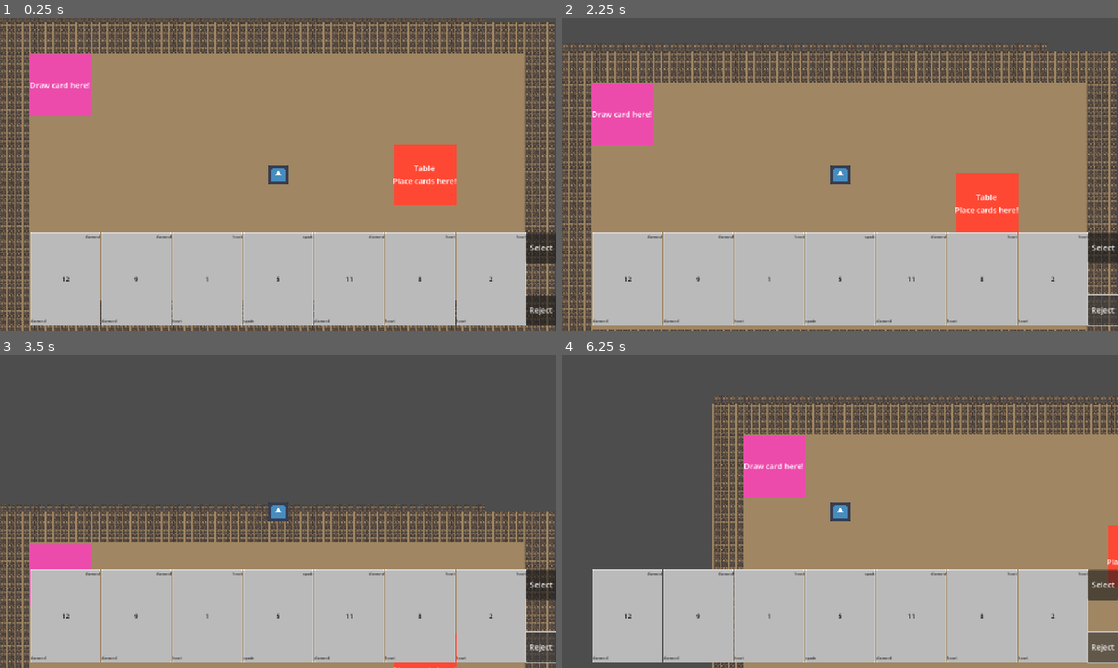
Above: before the commit, frames 1-4 (two rows, left to right).
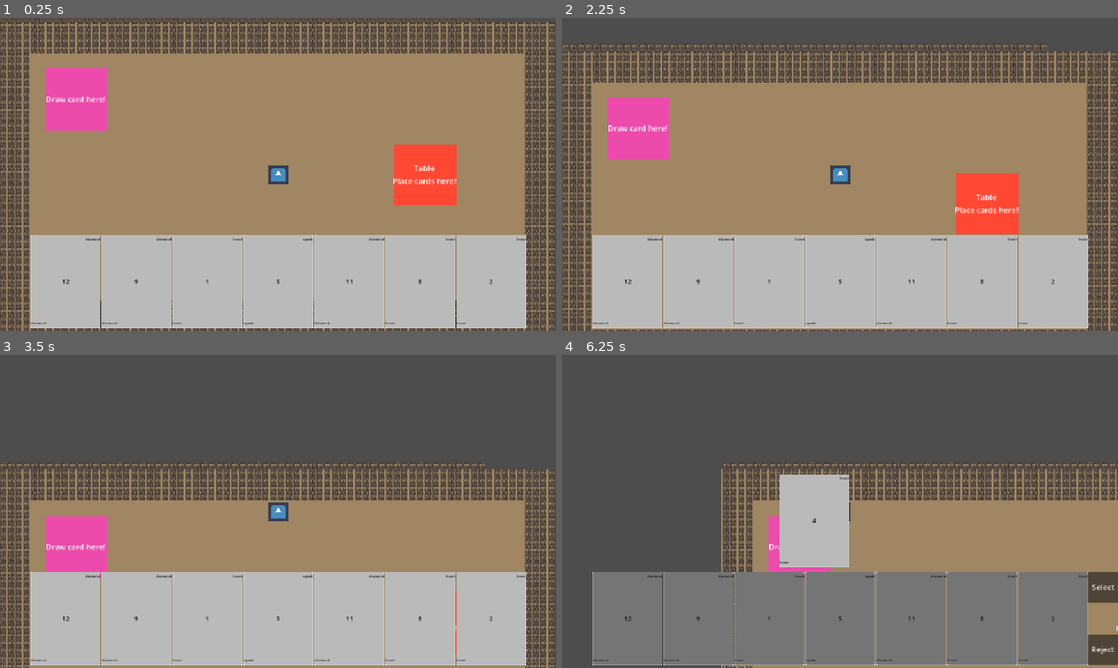
Above: after the commit, the same moments.

Repository: Surinalive/Skummy-Rummy
Game: Godot game, scene res://Game.tscn
Two runs of this game, one before a commit and one after it. Both use one fixed random seed, a clock stepped at 60 frames per second and the inputs below. The engine's default icon, where the game draws it, is replaced by a stand-in: a white triangle on a blue panel in a dark square.
Inputs (mouse positions are in pixels of both pictures, inside the frame that each line leads up to):
- Up to frame 1 (0.25 s): no input
- Up to frame 2 (2.25 s): click (1101, 246) at 0.5 s, where only the run before the commit has a clickable "Select"; click (1101, 309) at 1.25 s, where only the run before the commit has a clickable "Reject"; tap Enter at 2 s; hold W (up) from 2.03 s (still down); hold F (action) from 2.03 s (still down)
- Up to frame 3 (3.5 s): keep holding W (up); release F (action) at 2.78 s; tap F (action) at 2.85 s
- Up to frame 4 (6.25 s): tap Space at 3.5 s; release W (up) at 3.53 s; hold F (action) 3.53-4.28 s; hold A (left) 3.53-5.03 s; tap F (action) at 4.35, 5.85 s; hold S (down) 5.03-5.78 s; hold F (action) 5.03-5.78 s; hold D (right) from 5.78 s (still down)

The runs differ from the first frame. In frame 1, 5.1% of the frame differs, in the area x 5-100%, y 11-100%; in frame 2, 4.8%; in frame 3, 20%; in frame 4, 49%, in the area x 5-100%, y 12-100%.
Error before the commit: Invalid call. Nonexistent function 'connect' in base 'Nil'. (res://player/scripts/player_interface.gd:21)

Commit message:
incorporated tutorial elements

Diff:
--- a/skummy-rummy/Game.gd
+++ b/skummy-rummy/Game.gd
@@ -55,3 +55,7 @@
 #NOTE the tutorial had this start two other timers....
 func _on_start_timer_timeout() -> void:
 	pass # Replace with function body.
+
+# checking if the hand contains a valid meld
+#func meld_check(hand : Array) -> bool:
+	#for card in hand:
--- a/skummy-rummy/Game.tscn
+++ b/skummy-rummy/Game.tscn
@@ -496,12 +496,6 @@
 tile_map_data = PackedByteArray("AAAAACQAAAAAAAkAAAAAACUAAAAAAAkAAAAAACYAAAAAAAkAAAAAACcAAAAAAAkAAAABACQAAAAAAAkAAAABAC …(15344 unchanged characters)…
 tile_set = SubResource("TileSet_t88pq")
 
-[node name="Table" parent="." instance=ExtResource("3_u44n3")]
-position = Vector2(884, 316)
-
-[node name="Card_Spawner" parent="." instance=ExtResource("4_sb48q")]
-position = Vector2(129, 131)
-
 [node name="StartTimer" type="Timer" parent="."]
 wait_time = 2.0
 one_shot = true
@@ -509,6 +503,12 @@
 [node name="P1StartPosition" type="Marker2D" parent="."]
 position = Vector2(580, 316)
 
+[node name="Card_Spawner" parent="." instance=ExtResource("4_sb48q")]
+position = Vector2(162, 160)
+
+[node name="Table" parent="." instance=ExtResource("3_u44n3")]
+position = Vector2(884, 316)
+
 [node name="Player" parent="." instance=ExtResource("1_xkndl")]
 position = Vector2(580, 319)
 
--- a/skummy-rummy/interactable objects/scenes/card_spawn.tscn
+++ b/skummy-rummy/interactable objects/scenes/card_spawn.tscn
@@ -37,6 +37,7 @@
 metadata/_edit_use_anchors_ = true
 
 [node name="Area2D" type="Area2D" parent="."]
+collision_mask = 2
 
 [node name="CollisionShape2D" type="CollisionShape2D" parent="Area2D"]
 position = Vector2(0, 0.5)
--- a/skummy-rummy/interactable objects/scripts/card_spawn.gd
+++ b/skummy-rummy/interactable objects/scripts/card_spawn.gd
@@ -1,6 +1,5 @@
 extends StaticBody2D
-
-@onready var allow_draw = false
+@export var allow_draw = false
 @onready var player
 
 # Called when the node enters the scene tree for the first time.
@@ -11,10 +10,10 @@
 func _process(_delta: float) -> void:
 	pass
 
-#func _input(event: InputEvent) -> void:
-#	if allow_draw and event.is_action_pressed("action"):
-#		var card = Game.draw()
-#		player.display_card_drawn(card)
+func _input(event: InputEvent) -> void:
+	if allow_draw and event.is_action_pressed("action"):
+		var card = $"..".draw()
+		player.card_drawn(card)
 
 func _on_area_2d_body_entered(body: Node2D) -> void:
 	allow_draw = true
--- a/skummy-rummy/interactable objects/scripts/table.gd
+++ b/skummy-rummy/interactable objects/scripts/table.gd
@@ -1 +1,15 @@
 extends StaticBody2D
+@onready var player
+
+#func _input(event: InputEvent) -> void:
+	#if allow_draw and event.is_action_pressed("action"):
+		#var card = $"..".draw()
+		#player.display_card_drawn(card)
+#
+#func _on_area_2d_body_entered(body: Node2D) -> void:
+	#allow_draw = true
+	#player = body
+#
+#func _on_area_2d_body_exited(body: Node2D) -> void:
+	#allow_draw = false
+	#player = null
--- a/skummy-rummy/player/scenes/player.tscn
+++ b/skummy-rummy/player/scenes/player.tscn
@@ -8,14 +8,11 @@
 radius = 23.0
 
 [node name="Player" type="CharacterBody2D"]
+collision_layer = 3
 motion_mode = 1
 script = ExtResource("1_g1dw6")
 
 [node name="PlayerInterface" parent="." instance=ExtResource("2_yw30f")]
-offset_left = -576.0
-offset_top = -329.0
-offset_right = -576.0
-offset_bottom = -329.0
 metadata/_edit_use_anchors_ = true
 
 [node name="Sprite2D" type="Sprite2D" parent="."]
--- a/skummy-rummy/player/scenes/player_interface.tscn
+++ b/skummy-rummy/player/scenes/player_interface.tscn
@@ -2,13 +2,10 @@
 
 [ext_resource type="Script" uid="uid://bv8m08cp11fp2" path="res://player/scripts/player_interface.gd" id="1_dyfmo"]
 
-[node name="PlayerInterface" type="Control"]
-layout_mode = 3
-anchors_preset = 0
+[node name="PlayerInterface" type="CanvasLayer"]
 script = ExtResource("1_dyfmo")
 
 [node name="PlayerHand" type="HBoxContainer" parent="."]
-layout_mode = 0
 offset_left = 63.0
 offset_top = 449.0
 offset_right = 1089.0
@@ -21,7 +18,6 @@
 border_width = 5.0
 
 [node name="DrawnCard" type="MarginContainer" parent="."]
-layout_mode = 2
 offset_left = 450.0
 offset_top = 246.0
 offset_right = 580.0
@@ -32,7 +28,6 @@
 border_width = 5.0
 
 [node name="SelectButton" type="Button" parent="."]
-layout_mode = 0
 offset_left = 1089.0
 offset_top = 449.0
 offset_right = 1152.0
@@ -40,7 +35,6 @@
 text = "Select"
 
 [node name="RejectButton" type="Button" parent="."]
-layout_mode = 0
 offset_left = 1089.0
 offset_top = 578.0
 offset_right = 1152.0
--- a/skummy-rummy/player/scripts/player.gd
+++ b/skummy-rummy/player/scripts/player.gd
@@ -4,18 +4,21 @@
 var hand = []
 var movable = true
 var screen_size #size of game window
+@export var at_spawn = false
+@export var at_table = false
+
 #signal table_click_go
 signal hit # TODO NOTE adding this because I'm following the tutorial a bit Might be
 #useful with powerups and multiplayer
-#
-#func get_input():
-	#var input_direction = Input.get_vector("left", "right", "up", "down")
-	#velocity = input_direction * speed
-#
-#func _physics_process(_delta):
-	#if movable:
-		#get_input()
-		#move_and_slide()
+
+func get_input():
+	var input_direction = Input.get_vector("left", "right", "up", "down")
+	velocity = input_direction * speed
+
+func _physics_process(_delta):
+	if movable:
+		get_input()
+		move_and_slide()
 
 # As soon as spawned in, get dealt and display hand in player_interface
 func _ready() -> void:
@@ -31,8 +34,9 @@
 	show()
 
 # Displays drawn card for the player
-func display_card_drawn(card):
-	movable = false
+func card_drawn(card):
+	set_movable(false)
+	set_at_spawn(true)
 	$PlayerInterface.display_drawn_card(card)
 
 # Allow player movement
@@ -54,24 +58,24 @@
 # NOTE
 # Got this from the tutorial... Wonder if it will be better for when we have
 # animated sprites
-func _process(delta):
-	var velocity = Vector2.ZERO # The player's movement vector.
-	if Input.is_action_pressed("right"):
-		velocity.x += 1
-	if Input.is_action_pressed("left"):
-		velocity.x -= 1
-	if Input.is_action_pressed("down"):
-		velocity.y += 1
-	if Input.is_action_pressed("up"):
-		velocity.y -= 1
-
-	if velocity.length() > 0:
-		velocity = velocity.normalized() * speed
-		#$AnimatedSprite2D.play()
-	#else:
-		#$AnimatedSprite2D.stop()
-	position += velocity * delta
-	position = position.clamp(Vector2.ZERO, screen_size)
+#func _process(delta):
+	#var velocity = Vector2.ZERO # The player's movement vector.
+	#if Input.is_action_pressed("right"):
+		#velocity.x += 1
+	#if Input.is_action_pressed("left"):
+		#velocity.x -= 1
+	#if Input.is_action_pressed("down"):
+		#velocity.y += 1
+	#if Input.is_action_pressed("up"):
+		#velocity.y -= 1
+#
+	#if velocity.length() > 0:
+		#velocity = velocity.normalized() * speed
+		##$AnimatedSprite2D.play()
+	##else:
+		##$AnimatedSprite2D.stop()
+	#position += velocity * delta
+	#position = position.clamp(Vector2.ZERO, screen_size)
 
 # NOTE
 #func _on_body_entered(_body):
@@ -81,3 +85,12 @@
 	# This tells godot to disable collision shape when safe (set_deferred) so that the
 	# his signal isn't repeatedly sent
 	#$CollisionShape2D.set_deferred("disabled", true)
+
+func set_at_spawn(value) -> void:
+	at_spawn = value
+
+func set_at_table(value) -> void:
+	at_table = value
+
+func trade(drawn_card, selected_card):
+	$"..".trade(drawn_card, selected_card)
--- a/skummy-rummy/player/scripts/player_interface.gd
+++ b/skummy-rummy/player/scripts/player_interface.gd
@@ -1,12 +1,12 @@
-extends Control
+extends CanvasLayer
 
 # Called when the node enters the scene tree for the first time.
 func _ready() -> void:
-	pass # Replace with function body.
+	buttons_visible(false)
 
-# Called every frame. 'delta' is the elapsed time since the previous frame.
-func _process(_delta: float) -> void:
-	pass
+func buttons_visible(value) -> void:
+	$SelectButton.visible = value
+	$RejectButton.visible = value
 
 # Display cards dealt
 func display_hand(hand) -> void:
@@ -24,6 +24,7 @@
 func display_drawn_card(card) -> void:
 	$DrawnCard.add_child(card)
 	cards_clickable()
+	buttons_visible(true)
 
 # Allows cards in hand to be selected
 func cards_clickable() -> void:
@@ -51,15 +52,25 @@
 # Adds drawn_card to hand and puts selected card back in deck
 # TODO adequate testing needed... Maybe on a smaller deck?
 func _on_select_button_pressed() -> void:
+	if $"..".at_spawn:
+		at_spawn_select()
+	else:
+		at_table_select()
+
+func at_spawn_select() -> void:
 	var selected_card = get_selected_card()
 	var drawn_card = get_drawn_card()
-	#Game.trade(drawn_card, selected_card)
+	$"..".trade(drawn_card, selected_card)
 	$"..".remove_from_hand(selected_card)
 	$PlayerHand.remove_child(selected_card)
 	$DrawnCard.remove_child(drawn_card)
 	add_to_hand(drawn_card)
 	$"..".set_movable(true)
 	cards_unclickable()
+	buttons_visible(false)
+
+func at_table_select() -> void:
+	pass
 
 # Removes the drawn card from the screen
 func _on_reject_button_pressed() -> void:
